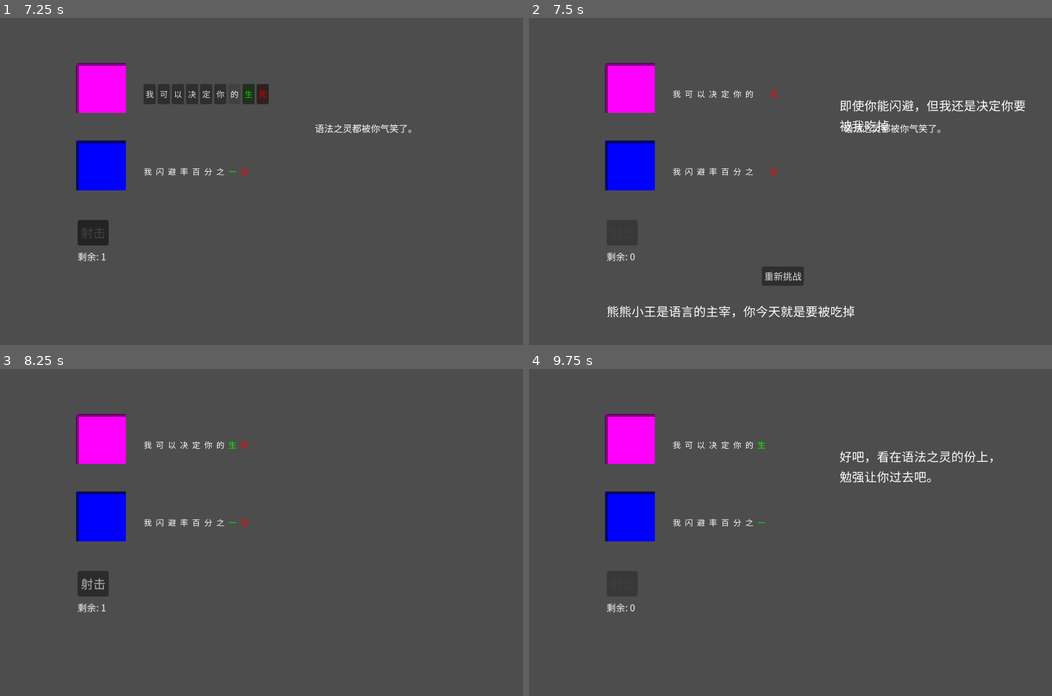
Above: before the commit, frames 1-4 (two rows, left to right).
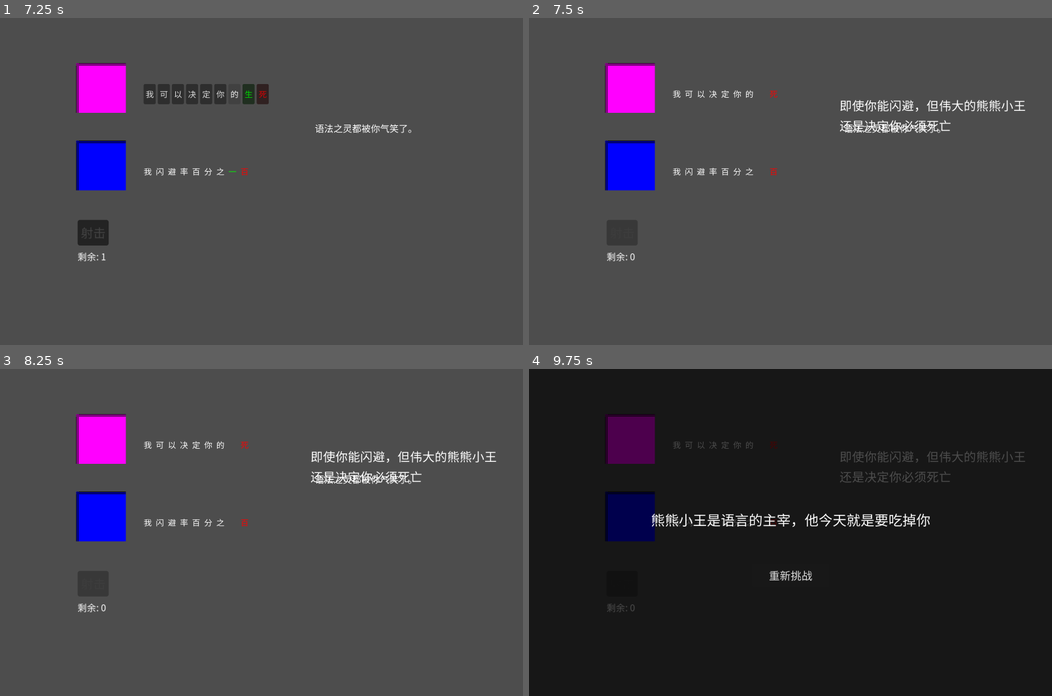
Above: after the commit, the same moments.

Repository: wangcocoo00/ziciyici
Game: Godot game, scene res://scenes/main_menu.tscn
Two runs of this game, one before a commit and one after it. Both use one fixed random seed, a clock stepped at 60 frames per second and the inputs below.
Inputs (mouse positions are in pixels of both pictures, inside the frame that each line leads up to):
- Up to frame 1 (7.25 s): click (277, 220) at 0.5 s; click "射击" at 1.25 s; click "我" at 2 s; click "可" at 2.75 s; click "以" at 3.5 s; click "决" at 4.25 s; click "定" at 5 s; click "你" at 5.75 s; click "的" at 6.5 s
- Up to frame 2 (7.5 s): click "生" at 7.25 s
- Up to frame 3 (8.25 s): click (256, 627) at 8 s, where only the run before the commit has a clickable "重新挑战"
- Up to frame 4 (9.75 s): click (623, 584) at 8.75 s, where only the run before the commit has a clickable "射击"; click (790, 444) at 9.5 s, where only the run before the commit has a clickable "死"

Frame 1 is identical in both runs. In frame 2, 1.8% of the frame differs, in the area x 15-95%, y 25-92%; in frame 3, 1.1%; in frame 4, 99%, in the area x 0-100%, y 0-100%.

Commit message:
第一关增加2秒过关结果展示，修复胜利失败文字

Diff:
--- a/ziciyici/scenes/battle_xiongxiong.tscn
+++ b/ziciyici/scenes/battle_xiongxiong.tscn
@@ -114,28 +114,62 @@
 [node name="GameOverUI" type="CanvasLayer" parent="." unique_id=1272163202]
 visible = false
 
+[node name="Overlay" type="ColorRect" parent="GameOverUI" unique_id=1873818337]
+anchors_preset = 15
+anchor_right = 1.0
+anchor_bottom = 1.0
+grow_horizontal = 2
+grow_vertical = 2
+mouse_filter = 2
+color = Color(0, 0, 0, 0.7)
+
 [node name="ResultLabel" type="Label" parent="GameOverUI" unique_id=624197755]
-offset_left = 200.0
-offset_top = 730.0
-offset_right = 1018.5
-offset_bottom = 802.0
+anchors_preset = 8
+anchor_left = 0.5
+anchor_top = 0.5
+anchor_right = 0.5
+anchor_bottom = 0.5
+offset_left = -300.0
+offset_top = -60.0
+offset_right = 300.0
+offset_bottom = 60.0
+grow_horizontal = 2
+grow_vertical = 2
 theme_override_fonts/font = ExtResource("8_ih0ju")
-theme_override_font_sizes/font_size = 32
+theme_override_font_sizes/font_size = 36
+text = "GameOver"
+horizontal_alignment = 1
 
 [node name="RestartBtn" type="Button" parent="GameOverUI" unique_id=1966713663]
-offset_left = 600.0
-offset_top = 640.0
-offset_right = 672.0
-offset_bottom = 673.0
-scale = Vector2(1.5, 1.5)
+anchors_preset = 8
+anchor_left = 0.5
+anchor_top = 0.5
+anchor_right = 0.5
+anchor_bottom = 0.5
+offset_left = -100.0
+offset_top = 80.0
+offset_right = 100.0
+offset_bottom = 140.0
+grow_horizontal = 2
+grow_vertical = 2
+theme_override_fonts/font = ExtResource("8_ih0ju")
+theme_override_font_sizes/font_size = 28
 text = "重新挑战"
 
 [node name="NextLevelBtn" type="Button" parent="GameOverUI" unique_id=550370990]
-offset_left = 750.0
-offset_top = 640.0
-offset_right = 806.0
-offset_bottom = 673.0
-scale = Vector2(1.5, 1.5)
+anchors_preset = 8
+anchor_left = 0.5
+anchor_top = 0.5
+anchor_right = 0.5
+anchor_bottom = 0.5
+offset_left = -100.0
+offset_top = 160.0
+offset_right = 100.0
+offset_bottom = 220.0
+grow_horizontal = 2
+grow_vertical = 2
+theme_override_fonts/font = ExtResource("8_ih0ju")
+theme_override_font_sizes/font_size = 28
 text = "下一关"
 
 [connection signal="fox_taunt" from="." to="FoxPopup" method="_on_battle_fox_taunt"]
--- a/ziciyici/scripts/battle_manager_level2.gd
+++ b/ziciyici/scripts/battle_manager_level2.gd
@@ -113,7 +113,7 @@
 		if effect.type == EffectData.EffectType.MODIFY_ATTRIBUTE and effect.attribute == "ending":
 			if int(effect.value) == 1:
 				# value=1 对应"生"字 → 失败
-				end_game(false, "熊熊小王是语言的主宰，你今天就是要被吃掉", "即使你能闪避，但我还是决定你要被我吃掉")
+				end_game(false, "熊熊小王是语言的主宰，他今天就是要吃掉你", "即使你能闪避，但伟大的熊熊小王还是决定你必须死亡")
 			elif int(effect.value) == 2:
 				# value=2 对应"死"字 → 胜利
 				end_game(true, "熊熊小王良心发现，决定今天减肥，不吃肉了", "好吧，看在语法之灵的份上，\n勉强让你过去吧。")
@@ -126,9 +126,8 @@
 		extra.text = enemy_text
 		extra.visible = true
 
-	if victory:
-		# 胜利时：先只显示敌人对话，2秒后再显示 GameOverUI
-		await get_tree().create_timer(2.0).timeout
+	# 胜利或失败时：先只显示敌人对话，2秒后再显示 GameOverUI
+	await get_tree().create_timer(2.0).timeout
 
 	var ui = $GameOverUI
 	if ui:
